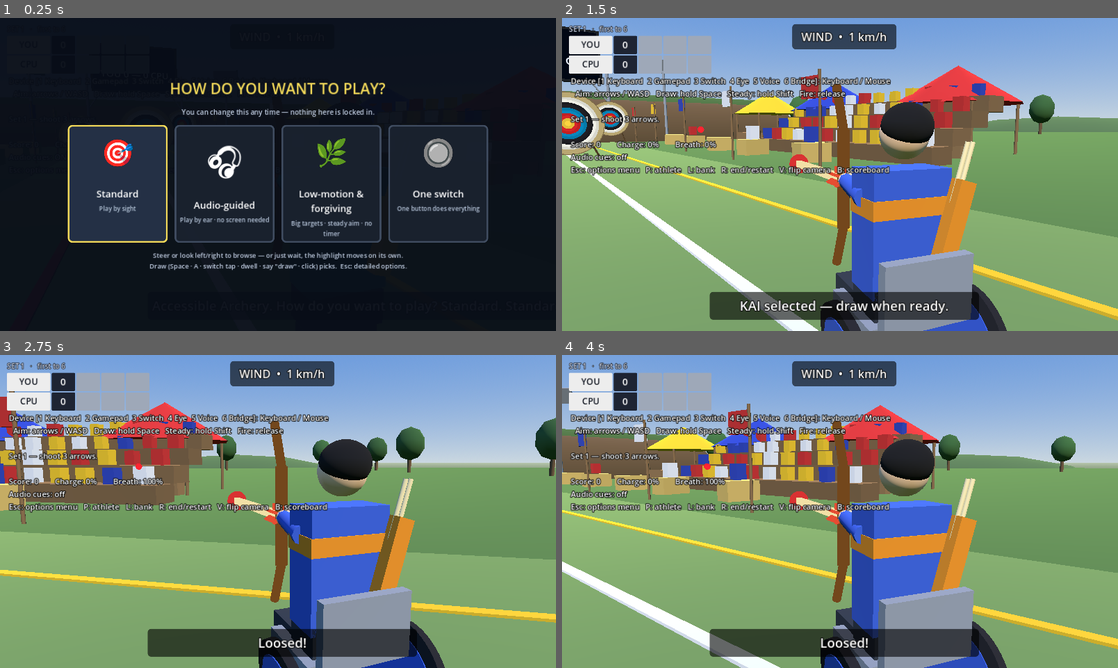
Above: before the commit, frames 1-4 (two rows, left to right).
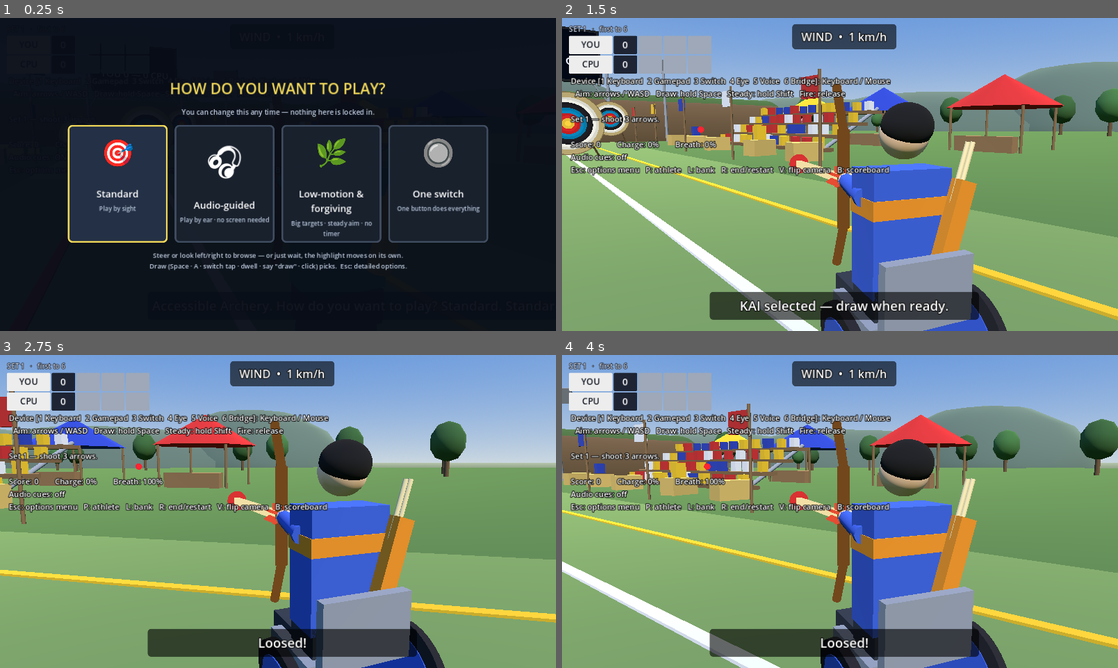
Above: after the commit, the same moments.

Repository: AbleGamers/AccessibleArchery
Game: Godot game, scene res://scenes/boot.tscn
Two runs of this game, one before a commit and one after it. Both use one fixed random seed, a clock stepped at 60 frames per second and the inputs below.
Inputs (mouse positions are in pixels of both pictures, inside the frame that each line leads up to):
- Up to frame 1 (0.25 s): no input
- Up to frame 2 (1.5 s): tap Enter at 0.5 s; move the mouse to (962, 158) at 0.52 s; hold D 0.53-1.25 s; tap Down (aim_down) at 0.6 s; click (962, 158) at 0.67 s; drag from (728, 190) to (812, 237) at 1.27 s
- Up to frame 3 (2.75 s): tap Space (draw) at 2 s; move the mouse to (333, 442) at 2.02 s; hold D from 2.03 s (still down); tap Right (aim_right) at 2.1 s
- Up to frame 4 (4 s): release D at 2.75 s; drag from (812, 574) to (673, 464) at 2.77 s; tap Enter at 3.5 s; move the mouse to (1006, 558) at 3.52 s; hold A from 3.53 s (still down); tap Space (draw) at 3.6 s

The runs differ from the first frame. In frame 2, 12% of the frame differs, in the area x 0-100%, y 14-48%; in frame 3, 12%; in frame 4, 13%, in the area x 0-100%, y 16-48%.

Commit message:
Meadow visuals: legible grandstands + visible horizon hills
Playtest-frame follow-ups on the new venue:

- The flank stands read as a wall of stacked crowd cubes when the
  over-the-shoulder camera caught the near one. Rebuilt them as raked
  grandstands with skid legs and thin bench planks (gaps between tiers
  do the work), set further back down the lane (z -17) and moved the
  festival tents out to x +/-21 so the stands sit cleanly in the gap
  instead of crowding the shot.
- The distant hills were sized/placed too low to clear the tree line,
  so the field read as a flat green disc. Enlarged and raised them, and
  gave them a time-of-day haze tint so the ridge line settles into the
  horizon.

Diff:
--- a/scripts/world/meadow_range.gd
+++ b/scripts/world/meadow_range.gd
@@ -47,10 +47,10 @@
 	_build_screen()
 	_build_flag_line(-5.5)
 	_build_flag_line(5.5)
-	_build_tents(-16.0)
-	_build_tents(16.0)
-	_build_bleacher(Vector3(-10.5, 0.0, -8.0))
-	_build_bleacher(Vector3(10.5, 0.0, -8.0))
+	_build_tents(-21.0)
+	_build_tents(21.0)
+	_build_bleacher(Vector3(-11.5, 0.0, -17.0))
+	_build_bleacher(Vector3(11.5, 0.0, -17.0))
 	_build_hay_bales()
 	_commit_crowd()
 	_build_tree_line()
@@ -275,18 +275,25 @@
 
 # --- bleachers + hay bales + crowd ------------------------------------------------
 
-# A small four-tier bleacher each side near the archer — the festival audience
-# (same MultiMesh crowd the arena had, just closer to the ground).
+# A small four-tier grandstand set back down the lane on each flank, angled to
+# face the shooting line (same MultiMesh crowd the arena had). Tiers step out in
+# their own deep steps so the stand reads as raked seating, not a solid wall of
+# cubes when the over-the-shoulder camera catches the near flank.
 func _build_bleacher(center: Vector3) -> void:
 	var outward := Vector3(1, 0, 0) if center.x > 0.0 else Vector3(-1, 0, 0)
-	var length := 14.0
-	var step_out := 1.3
-	var step_up := 0.7
+	var length := 15.0
+	var step_out := 1.35
+	var step_up := 0.75
+	# Skid legs under the stand so it sits on the grass like a real bleacher.
+	for lz in [-length * 0.5 + 0.5, 0.0, length * 0.5 - 0.5]:
+		var foot := center + Vector3(0.0, 0.0, lz)
+		add_child(_segment(foot, foot + outward * (step_out * 3.5) + Vector3.UP * (step_up * 3.5), 0.12, STEEL))
 	for i in 4:
 		var base := center + outward * (i * step_out) + Vector3.UP * (i * step_up)
-		var size := Vector3(step_out, step_up, length)
-		_solid(_box(size), base + Vector3.UP * (step_up * 0.5), WOOD * (0.9 + 0.05 * (i % 2)))
-		var seat_top := base + Vector3.UP * (step_up + 0.28)
+		# A bench plank (thin, seat-deep) rather than a full-height block — the gap
+		# between tiers is what stops it looking like stacked crates.
+		_solid(_box(Vector3(step_out * 0.9, 0.22, length)), base + Vector3.UP * 0.11, WOOD * (0.92 + 0.05 * (i % 2)))
+		var seat_top := base + Vector3.UP * 0.5
 		var seats := int(length / 1.25)
 		for j in seats:
 			var p := seat_top + Vector3(0, 0, -length * 0.5 + 0.6 + j * 1.25)
@@ -361,19 +368,25 @@
 	canopy.position = base + Vector3(0.0, h * 0.65, 0.0)
 	add_child(canopy)
 
-# Distant rolling hills — big flattened domes on the horizon.
+# Distant rolling hills — big domes ringing the far horizon. Sized and raised so
+# their crowns clear the tree line (and the berm, straight down the lane), so the
+# meadow reads as open country rather than a flat green disc. A hazy blue-green
+# tint sells the aerial-perspective distance.
 func _build_hills() -> void:
-	for i in 7:
-		var a := PI + PI * float(i) / 6.0   # arc across the far half of the horizon
-		var p := Vector3(cos(a) * 130.0, -6.0, sin(a) * 130.0 - 40.0)
+	for i in 9:
+		var a := PI + PI * float(i) / 8.0   # arc across the far half of the horizon
+		var p := Vector3(cos(a) * 150.0, -2.0, sin(a) * 150.0 - 40.0)
 		var hill := MeshInstance3D.new()
 		var dome := SphereMesh.new()
-		dome.radius = randf_range(30.0, 55.0)
-		dome.height = randf_range(18.0, 30.0)
+		dome.radius = randf_range(40.0, 66.0)
+		dome.height = randf_range(34.0, 52.0)
 		dome.radial_segments = 12
 		dome.rings = 6
 		hill.mesh = dome
-		hill.material_override = _mat(Color(0.30, 0.42, 0.26) * randf_range(0.9, 1.05))
+		# Fade toward the sky's horizon colour with the time of day, so the ridge
+		# line settles into the haze instead of standing out as hard geometry.
+		var base_col := Color(0.34, 0.46, 0.40).lerp(Color(0.52, 0.44, 0.42), _tod)
+		hill.material_override = _mat(base_col * randf_range(0.92, 1.06))
 		hill.position = p
 		add_child(hill)
 
